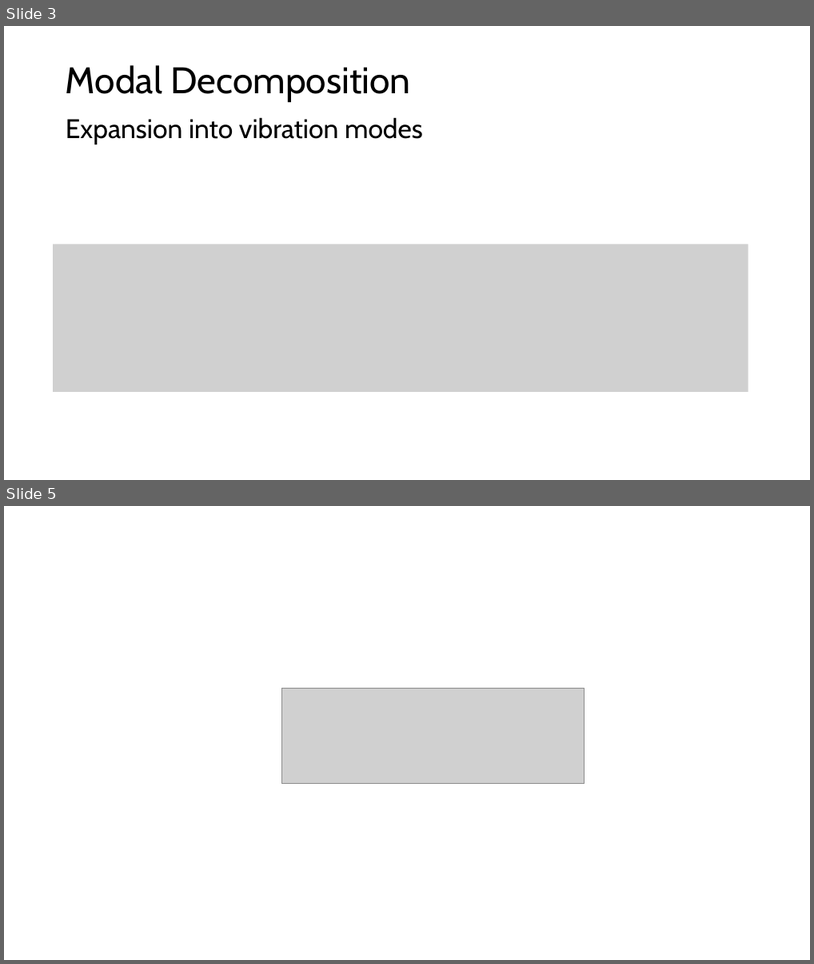
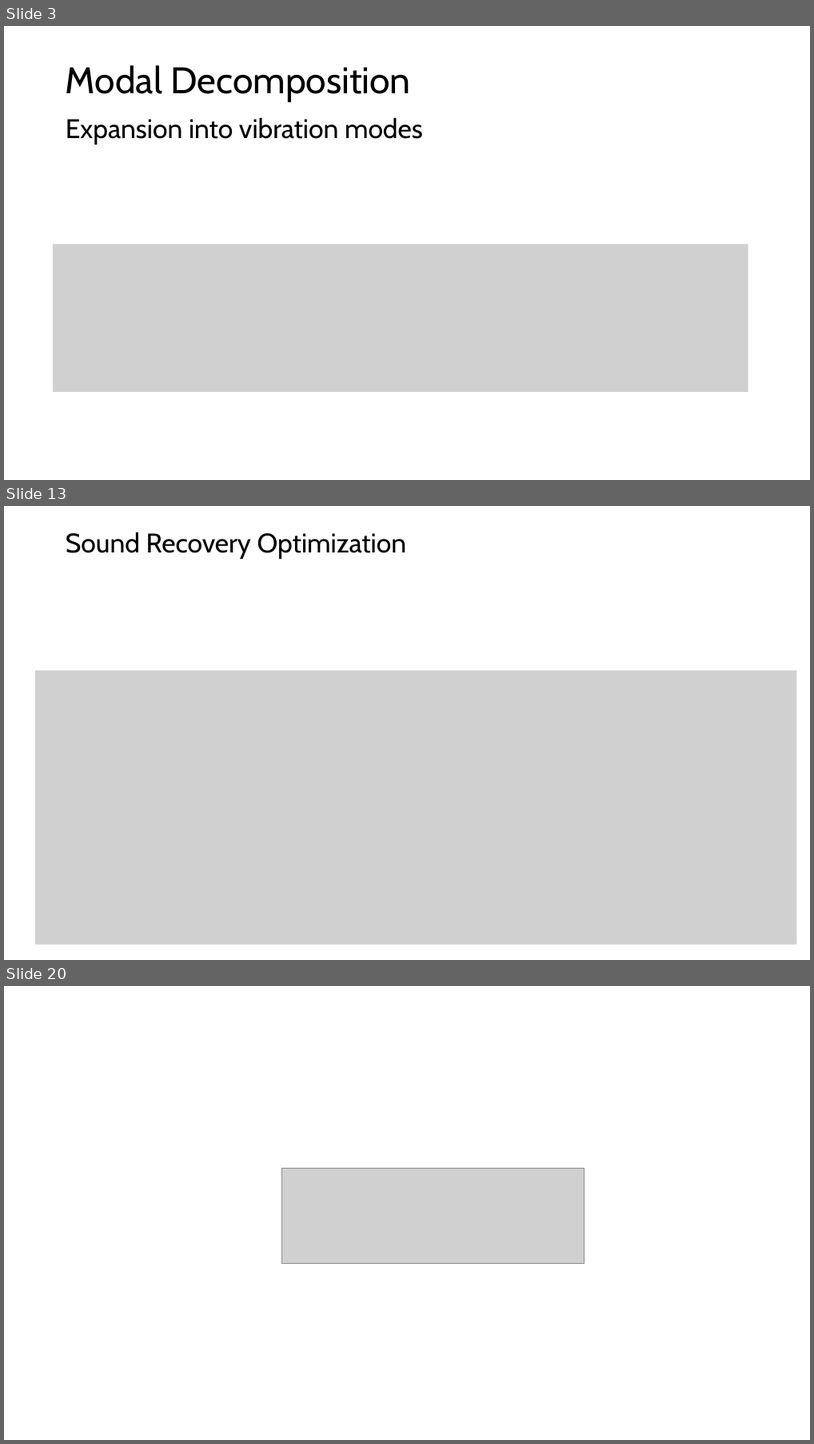
Before and after one commit to shohame/CVPR-2026, a slide deck: Docs/Hearing the Room Through the Shape of the Drum.pptx. Shown one above the other, each under a label of ours: slides 3 and 5 before the commit, slides 3, 13 and 20 after it; the slides between them are not shown. The pictures are 814x964 and 814x1444 pixels, drawn with LibreOffice and Linux fonts; fonts in the diff are those of the drawing; grey boxes stand for pictures. Boxes give left, top, right and bottom in pixels: in the first picture for what was removed or moved away, otherwise in the second. Text is boxed around its words. In the diff, an @@ line names an element or a change of style, - is before the commit and + after.

```diff
--- a/Docs/Hearing the Room Through the Shape of the Drum.pptx
+++ b/Docs/Hearing the Room Through the Shape of the Drum.pptx
@@ slide 13 added at bbox=[4, 506, 810, 960], background #FFFFFF @@
@@ title added at bbox=[66, 532, 406, 559], 32 pt, text #000000 @@
+Sound Recovery Optimization
@@ picture added at bbox=[35, 671, 798, 944] @@
@@ what was slide 5 is now slide 20 @@
```
Also in this commit, not shown: 14 other slides added, 9 other files.
